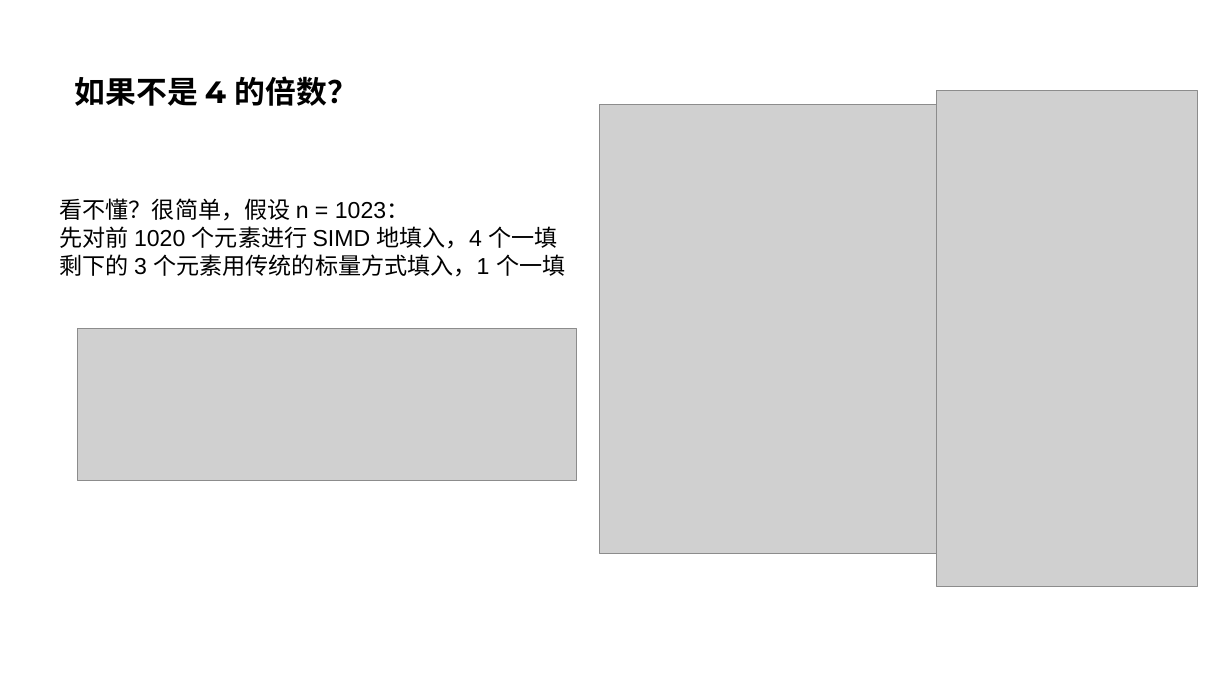
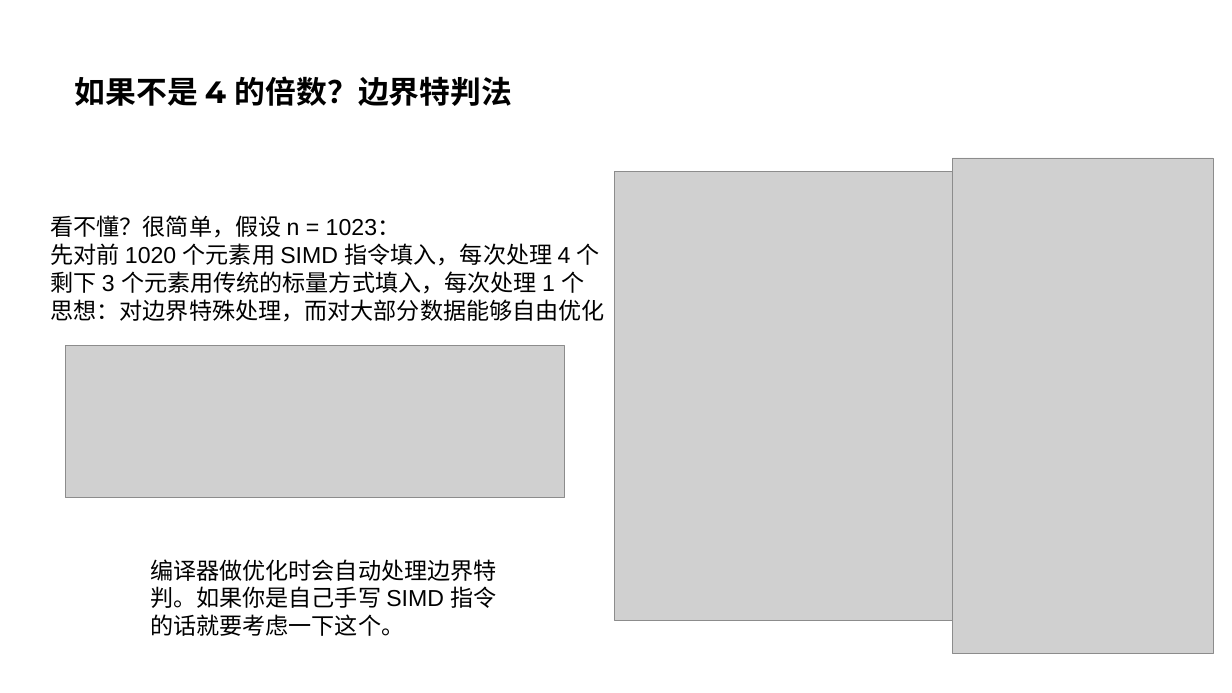
Before and after one commit to parallel101/course, a slide deck: slide 46 of 04/slides.pptx. Drawn at 1232x693 pixels with LibreOffice and Linux fonts; fonts in the diff are those of the drawing; grey boxes stand for pictures. Boxes give left, top, right and bottom in pixels: in the first picture for what was removed or moved away, otherwise in the second. Text is boxed around its words. In the diff, an @@ line names an element or a change of style, - is before the commit and + after.

```diff
--- a/04/slides.pptx
+++ b/04/slides.pptx
@@ title at (75,76,512,106): text changed @@
-如果不是 4 的倍数？
+如果不是 4 的倍数？边界特判法
@@ picture: place and size @@
-picture at (600,104,937,554)
+picture at (615,172,952,621)
@@ picture: place and size @@
-picture at (937,91,1198,587)
+picture at (953,158,1214,654)
@@ text "看不懂？很简单，假设 n = 1023：": place and size @@
-text "看不懂？很简单，假设 n = 1023：" at (60,198,565,277)
+text "看不懂？很简单，假设 n = 1023：" at (50,215,604,322)
@@ text at (50,243,604,322): text changed @@
-先对前 1020 个元素进行 SIMD 地填入，4 个一填
-剩下的 3 个元素用传统的标量方式填入，1 个一填
+先对前 1020 个元素用 SIMD 指令填入，每次处理 4 个
+剩下 3 个元素用传统的标量方式填入，每次处理 1 个
+思想：对边界特殊处理，而对大部分数据能够自由优化
@@ picture: place and size @@
-picture at (78,328,577,481)
+picture at (66,346,565,498)
@@ text added at (150,559,497,636), 18 pt, text #000000 @@
+编译器做优化时会自动处理边界特判。如果你是自己手写 SIMD 指令的话就要考虑一下这个。
```
Also in this commit, not shown: 1 other slide changed, 4 other files.
